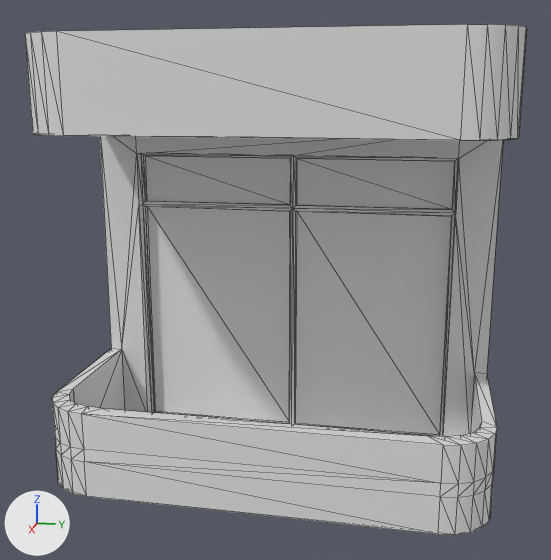
A saved change to the glTF model addons/building_generator/models/Brazil/art_deco/balcony_03/balcony_03.glb.
Rendered twice from a 50 mm lens placed at (5.75, 1.01, 1.15), pointed at (0.73, 0.0, -0.1). Arrows for +X, +Y and +Z are at lower left; the lights stay in place. The first picture is the older version. Mesh edges are drawn as thin lines. Vertices at exactly the same position are counted once.

The older version as bpy lines, for what is in view:
```python
me_cube_020 = bpy.data.meshes.new('Cube.020')
me_cube_020.from_pydata(...)  # 163 vertices, 300 faces; spans x 0.01..1.41, y -1.5..1.5, z -1.5..1.5
# faces by material slot: [202, 26, 64, 8]
me_cube_020.materials.append(mat_wall_material)  # light grey #e4e4e4
me_cube_020.materials.append(mat_wall_2_material)  # white #e7e7e7
me_cube_020.materials.append(mat_window_material)  # white #e7e7e7
me_cube_020.materials.append(mat_glass_material)  # white #e7e7e7
ob_balcony_03_open = bpy.data.objects.new('balcony_03_open', me_cube_020)
ob_balcony_03_open.location = (0.0, 0.0, 0.0)
```
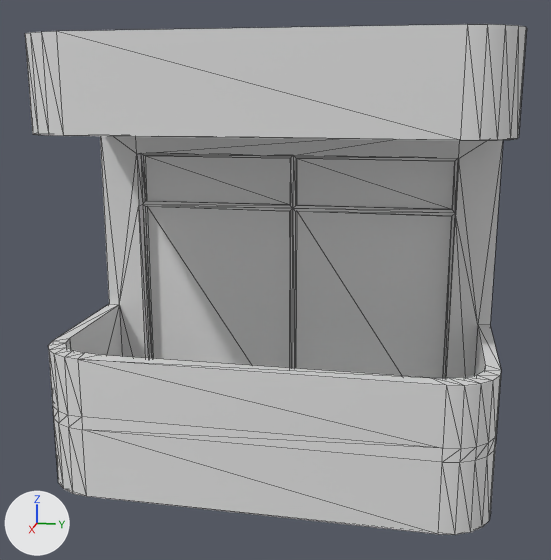
Commit message: fix: updated open balcony models, lifted the balcony

Location of each change, [x1, y1, x2, y2] in pixels of the pictures (551 x 560 px; the box of a moved part takes in the faces that stretch with it):
part 1 of me_cube_020, moved or reshaped
    before: [55, 438, 494, 535]
    after: [53, 407, 497, 535]
part 2 of me_cube_020, moved or reshaped
    before: [52, 136, 503, 484]
    after: [48, 136, 503, 449]

What the commit changed:
me_cube_020 has 163 vertices, 300 faces and spans x 0.01..1.41, y -1.5..1.5, z -1.5..1.5.
me_cube_020 is used by ob_balcony_03_open; location (0.0, 0.0, 0.0).
me_cube_020 part 1: all 28 vertices in x 0.12..1.41, y -1.5..1.5, z -1.25..-1.15 are moved by (0.0, 0.0, 0.23).
me_cube_020 part 2: all 28 vertices in x 0.12..1.41, y -1.5..1.5, z -0.9 are moved by (0.0, 0.0, 0.38).
